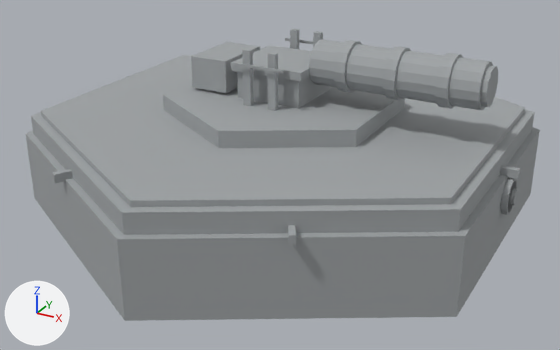
Two versions of the glTF model buildings/phalanx/phalanx_s1_100.glb, one commit apart.
Camera for both pictures: a 50 mm lens placed at (2.64, -4.86, 2.57), pointed at (0.05, -0.17, 0.22). The axes (+X, +Y, +Z) are drawn at lower left. The lights are the same throughout. The older version comes first. Where no turn or scale is listed for an object, it has been applied to the vertices. Vertices at exactly the same position are counted once.

Objects in the first picture: 'PX_AmmoBox'.
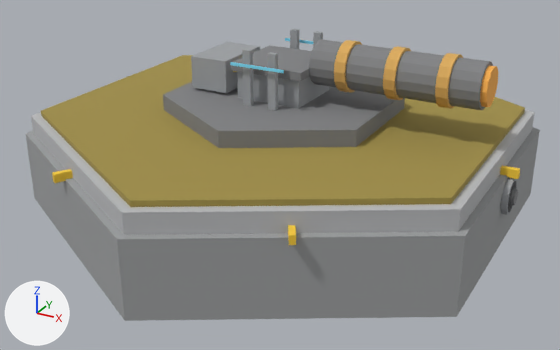
Changed parts and their boxes [x1, y1, x2, y2] in the pictures (560 x 350 px):
part 1 of me_cube_008, recoloured (darker): [31, 35, 534, 249] in both
part 2 of me_cube_008, recoloured: [31, 40, 535, 235] in both
part 3 of me_cube_008, recoloured: [52, 66, 520, 245] in both

What changed in the scene script:
```text
Change me_cube_008:
    where me_cube_008.from_pydata(...)  # 734 vertices, 1280 faces; spans x -1.26..2.26, y -1.95..1.95, z -0.98..0.32
    used by ob_px_ammobox; location = (-0.5, 0.0, 0.94)
    me_cube_008 part 1: 792 faces centred in x -1.26..2.26, y -1.63..1.63, z -0.98..0.3 are repainted in the vertex colours; the middle colour goes from grey #a0a4a6 to grey #828385
    me_cube_008 part 2: 200 faces centred in x -1.14..2.14, y -1.58..1.58, z -0.44..0.31 are repainted in the vertex colours; the middle colour goes from grey #a0a4a6 to orange #dbab5c
    me_cube_008 part 3: 128 faces centred in x -1.26..2.26, y -1.53..1.53, z -0.45..0.27 are repainted in the vertex colours; the middle colour goes from grey #a0a4a6 to yellow #f9cd3a
```
